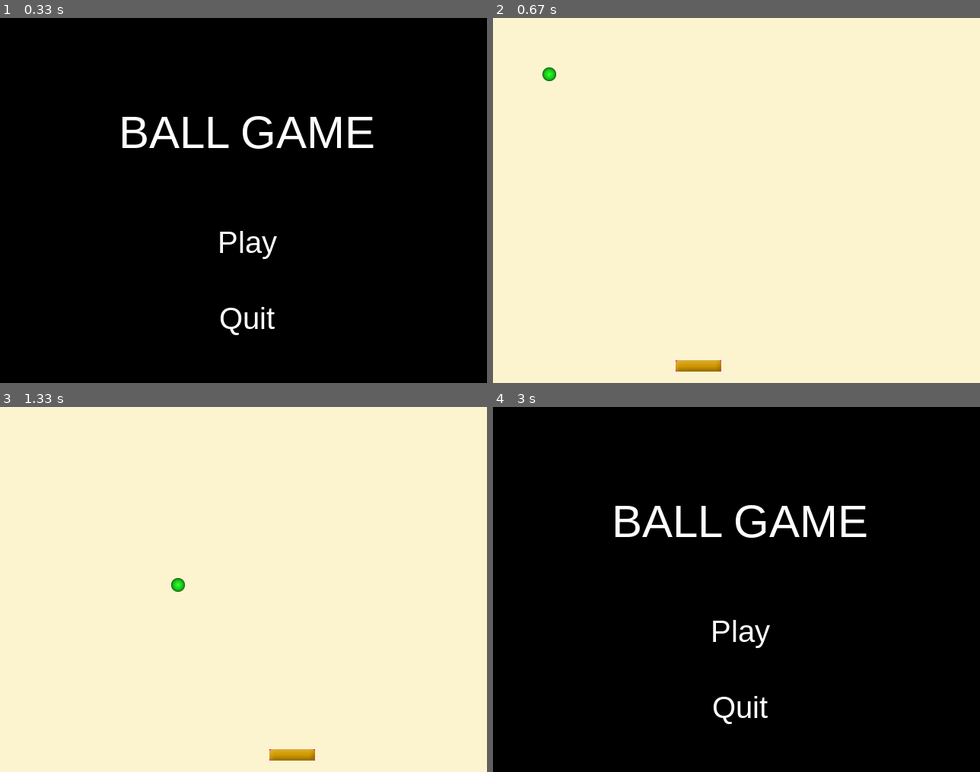
Above: before the commit, frames 1-4 (two rows, left to right).
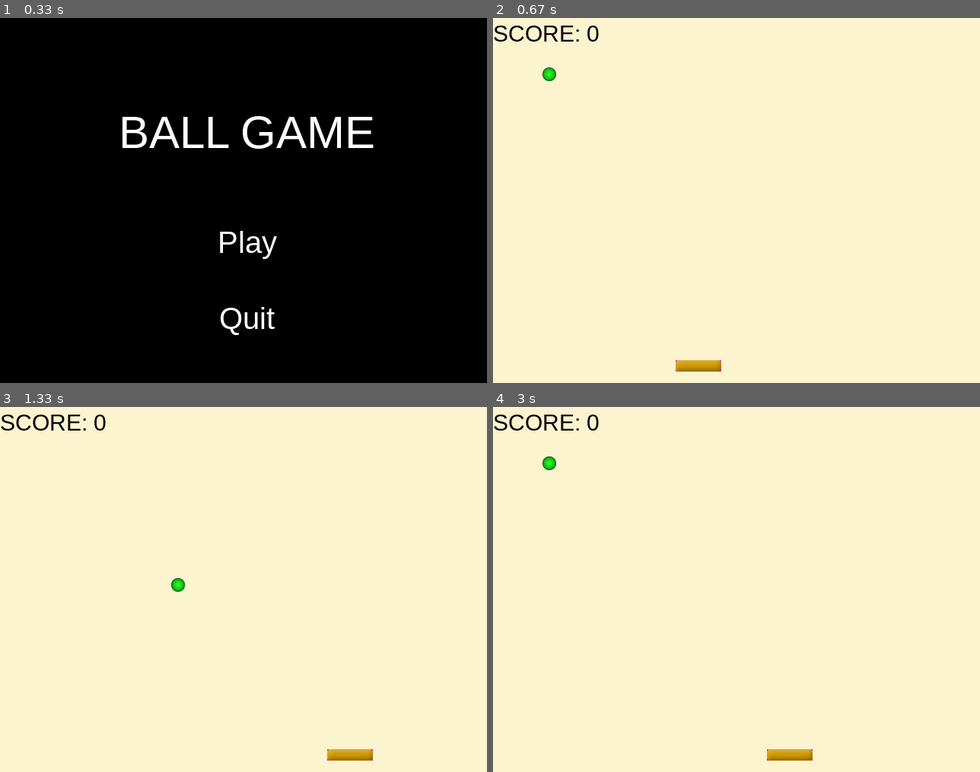
Above: after the commit, the same moments.

Repository: Aimar1109/3.Ebaluazioa
Game: pygame game, started from game_ball/game_02.py
The game is run twice, just before and just after one commit, with the same random seed, the same clock (stepped at 60 frames per second) and the same inputs.
Inputs:
- Up to frame 1 (0.33 s): no input
- Up to frame 2 (0.67 s): click "Play" at 0.38 s
- Up to frame 3 (1.33 s): hold Right 0.67-1.13 s; hold Right from 1.17 s (still down)
- Up to frame 4 (3 s): release Right at 1.63 s; hold Left 1.67-2.2 s; click "Play" at 2.72 s

Frame 1 is identical in both runs. In frame 2, 0.4% of the frame differs, in the area x 0-22%, y 2-7%; in frame 3, 1.0%; in frame 4, 100%, in the area x 0-100%, y 0-100%.

Commit message:
score and when 5 speed+1

Diff:
--- a/game_ball/game_02.py
+++ b/game_ball/game_02.py
@@ -2,15 +2,17 @@
 
 pygame.init()
 
+#SCREEN
 ventana = pygame.display.set_mode((640, 480))
 pygame.display.set_caption("Game 2")
 
+# BALL
 ball = pygame.image.load("ball.png")
 ballrect = ball.get_rect()
 
-
 ballrect.move_ip(0, 0)
 
+# PADDLE
 bate = pygame.image.load("bate.png")
 baterect = bate.get_rect()
 
@@ -21,7 +23,9 @@
 game_state = False
 speed = [4, 4]
 score = 0
+first = True
 
+# MENU FUNCTION
 def draw_menu():
     ventana.fill((0, 0, 0))
     font = pygame.font.SysFont('arial', 40)
@@ -42,7 +46,9 @@
 
     return start_button_rect, end_button_rect
 
+# MAIN LOOP
 while running:
+    # GAME
     if game_state:
         for event in pygame.event.get():
             if event.type == pygame.QUIT:
@@ -51,10 +57,10 @@
 
         if keys[pygame.K_LEFT]:
             if not baterect.left < 0:
-                baterect = baterect.move(-3, 0)
+                baterect = baterect.move(-5, 0)
         if keys[pygame.K_RIGHT]:
             if  baterect.right < ventana.get_width():
-                baterect = baterect.move(3, 0)
+                baterect = baterect.move(5, 0)
 
         ballrect = ballrect.move(speed)
 
@@ -66,24 +72,49 @@
 
         if baterect.colliderect(ballrect):
             speed[1] = -speed[1]
+            score += 1
+            first = True
 
         if ballrect.bottom >= ventana.get_height():
             game_state = False
 
+        if score in range(5, 100, 5):
+            if first:
+                if speed[0] < 0:
+                    speed[0] -= 1
+                else:
+                    speed[0] += 1
+
+                if speed[1] < 0:
+                    speed[1] -= 1
+                else:
+                    speed[1] += 1
+                first = False
+        print(speed)
+
         ventana.fill((252, 243, 207))
+
+        font1 = pygame.font.SysFont('arial', 30)
+        title1 = font1.render('SCORE: ' + str(score), True, (0, 0, 0))
+        ventana.blit(title1, (70 - title1.get_width()/2, 20 - title1.get_height()/2))
 
         ventana.blit(ball, ballrect)
         ventana.blit(bate, baterect)
         pygame.display.flip()
         pygame.time.Clock().tick(60)
 
+    # MENU
     else:
         continue_button_rect, end_button_rect = draw_menu()
         for event in pygame.event.get():
             if event.type == pygame.MOUSEBUTTONDOWN:
                 if continue_button_rect.collidepoint(event.pos):
+                    score = 0
+                    ballrect.x = 0
+                    ballrect.y = 0
                     speed = [4, 4]
                     game_state = True
+                    velocidad = 3
                 elif end_button_rect.collidepoint(event.pos):
                     running = False
 
